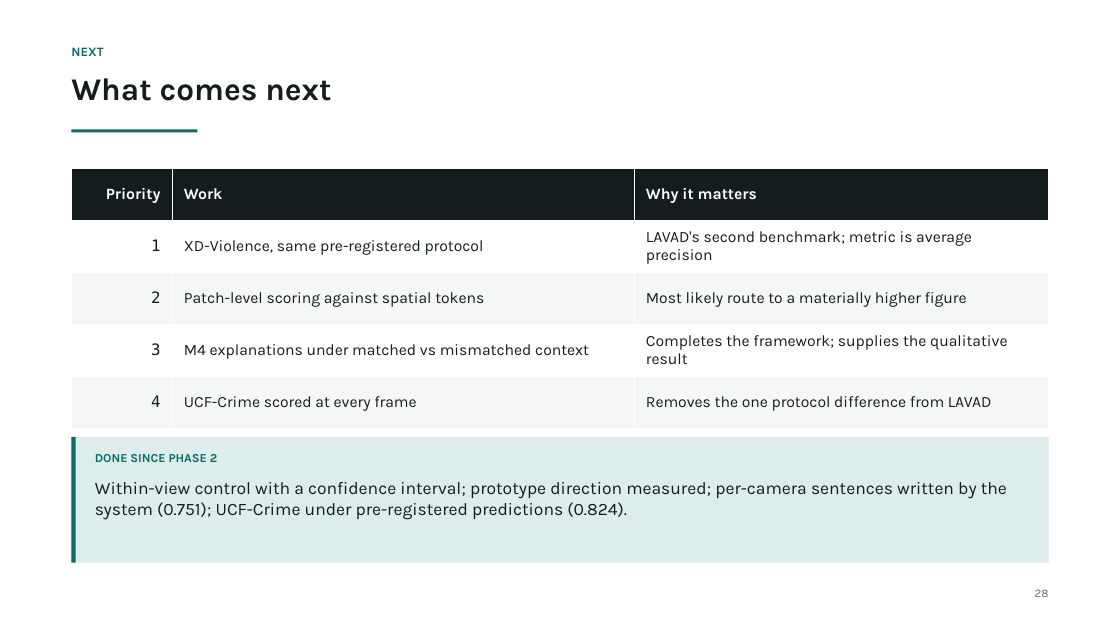
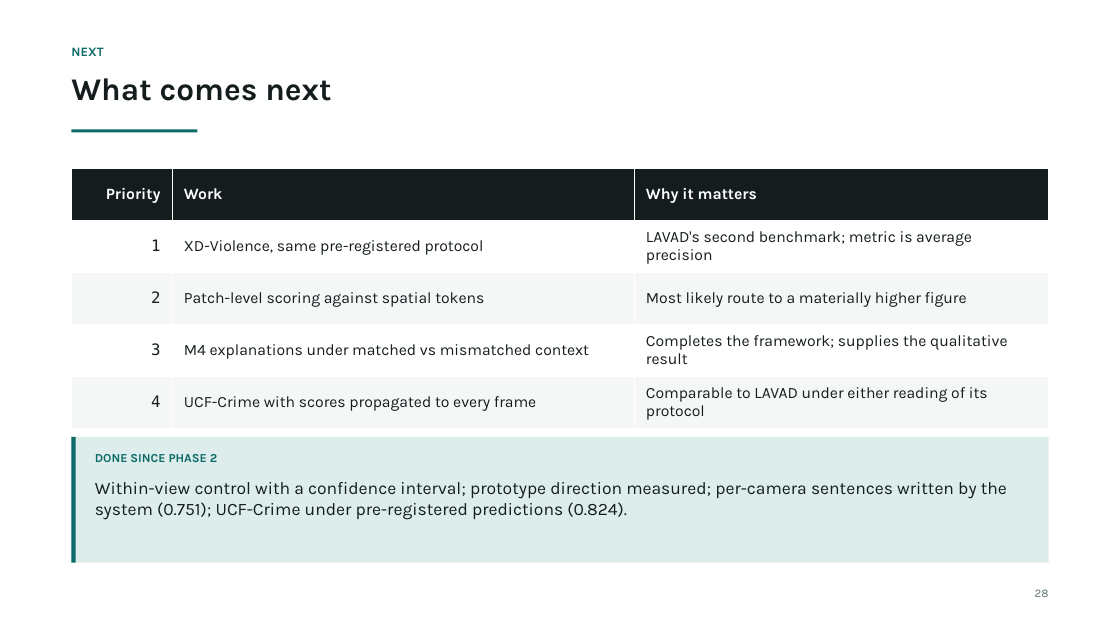
Before and after one commit to prakash-nitc/multimodal-anomaly-detection, a slide deck: slide 29 of docs/06_presentations/DA-ZVAD_Phase3_Review.pptx. Drawn at 1120x630 pixels with LibreOffice and Linux fonts; fonts in the diff are those of the drawing. Boxes give left, top, right and bottom in pixels: in the first picture for what was removed or moved away, otherwise in the second. Text is boxed around its words. In the diff, an @@ line names an element or a change of style, - is before the commit and + after.

Commit message:
Correct LAVAD sampling claim in deck, script and handbook (LAVAD samples every 16th frame too); add AnyAnomaly 80.7 on UCF-Crime; state metric sensitivity on UCF-Crime

```diff
--- a/docs/06_presentations/DA-ZVAD_Phase3_Review.pptx
+++ b/docs/06_presentations/DA-ZVAD_Phase3_Review.pptx
@@ table at (x1=71, y1=168, x2=1049, y2=429) @@
-row 5, column 2: UCF-Crime scored at every frame
+row 5, column 2: UCF-Crime with scores propagated to every frame
-row 5, column 3: Removes the one protocol difference from LAVAD
+row 5, column 3: Comparable to LAVAD under either reading of its protocol
```
Also in this commit, not shown: 3 other slides changed, 5 other files.
